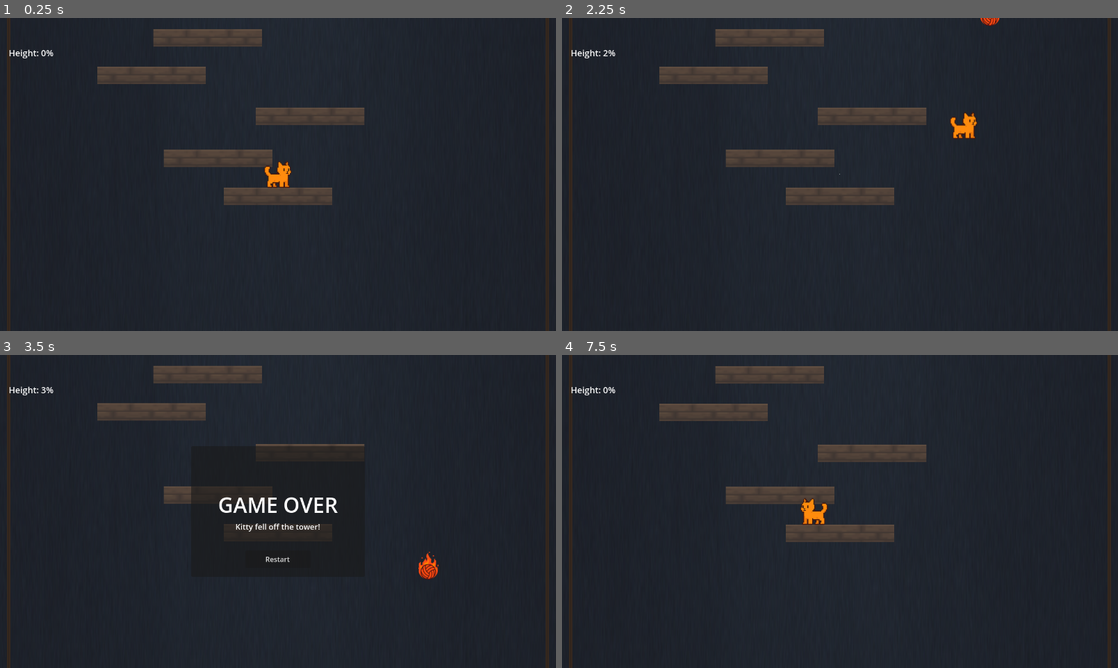
Above: before the commit, frames 1-4 (two rows, left to right).
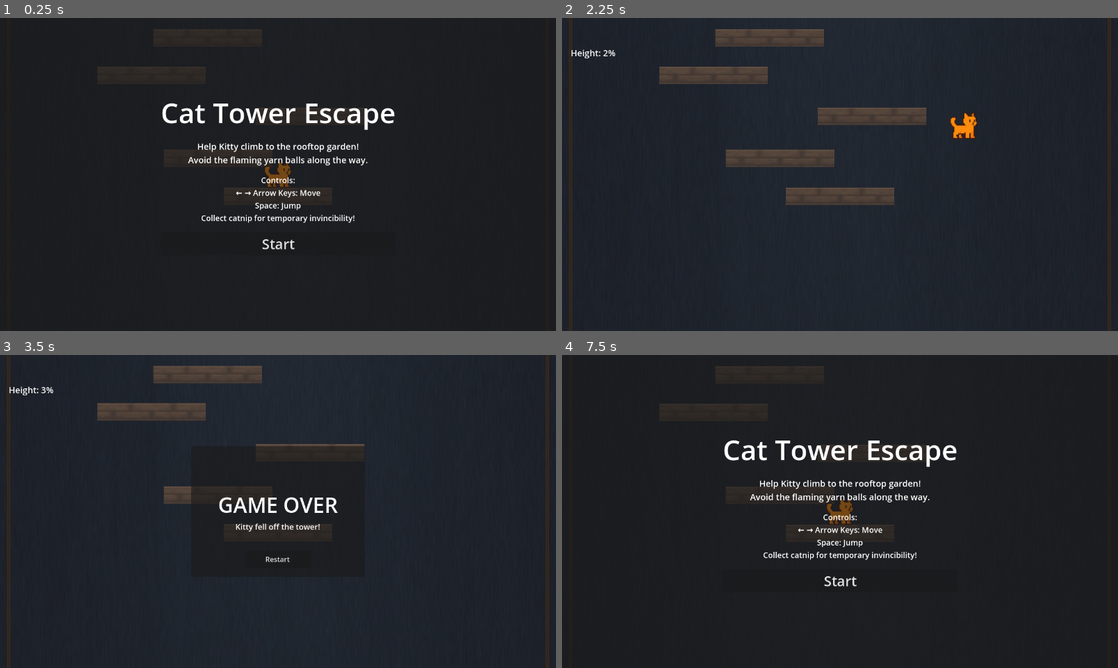
Above: after the commit, the same moments.

Repository: jhawson/cat-tower-escape
Game: Godot game, scene res://scenes/main.tscn
Two runs of this game, one before a commit and one after it. Both use one fixed random seed, a clock stepped at 60 frames per second and the inputs below.
Inputs (mouse positions are in pixels of both pictures, inside the frame that each line leads up to):
- Up to frame 1 (0.25 s): no input
- Up to frame 2 (2.25 s): click (840, 243) at 0.5 s, where only the run after the commit has a clickable "Start"; tap Enter at 1.25 s; hold D (move_right) from 1.28 s (still down); tap Space (jump) at 1.52 s
- Up to frame 3 (3.5 s): tap Space (jump) at 2.27 s; release D (move_right) at 2.78 s; hold A (move_left) from 2.78 s (still down)
- Up to frame 4 (7.5 s): release A (move_left) at 3.5 s; click "Restart" at 3.5 s; click (840, 580) at 4.25 s, where only the run after the commit has a clickable "Start"; tap Space (jump) at 5, 5.27, 6.02 s; hold D (move_right) 5.03-6.5 s; click "Restart" at 6.5 s; tap Enter at 7.25 s; hold A (move_left) from 7.28 s (still down)

The runs differ from the first frame. In frame 1, 6.8% of the frame differs, in the area x 1-71%, y 3-74%; in frame 2, less than 0.1%; in frame 3, 0.2%; in frame 4, 7.0%.

Commit message:
Add opening screen
Resolves #1

Diff:
--- a/scenes/ui.tscn
+++ b/scenes/ui.tscn
@@ -4,6 +4,58 @@
 
 [node name="UI" type="CanvasLayer"]
 script = ExtResource("1_ui")
+
+[node name="OpeningPanel" type="Panel" parent="."]
+anchors_preset = 15
+anchor_right = 1.0
+anchor_bottom = 1.0
+grow_horizontal = 2
+grow_vertical = 2
+
+[node name="VBoxContainer" type="VBoxContainer" parent="OpeningPanel"]
+layout_mode = 1
+anchors_preset = 8
+anchor_left = 0.5
+anchor_top = 0.5
+anchor_right = 0.5
+anchor_bottom = 0.5
+offset_left = -250.0
+offset_top = -200.0
+offset_right = 250.0
+offset_bottom = 200.0
+grow_horizontal = 2
+grow_vertical = 2
+theme_override_constants/separation = 20
+alignment = 1
+
+[node name="TitleLabel" type="Label" parent="OpeningPanel/VBoxContainer"]
+layout_mode = 2
+theme_override_font_sizes/font_size = 64
+text = "Cat Tower Escape"
+horizontal_alignment = 1
+
+[node name="DescriptionLabel" type="Label" parent="OpeningPanel/VBoxContainer"]
+layout_mode = 2
+theme_override_font_sizes/font_size = 20
+text = "Help Kitty climb to the rooftop garden!
+Avoid the flaming yarn balls along the way."
+horizontal_alignment = 1
+autowrap_mode = 2
+
+[node name="ControlsLabel" type="Label" parent="OpeningPanel/VBoxContainer"]
+layout_mode = 2
+theme_override_font_sizes/font_size = 18
+text = "Controls:
+← → Arrow Keys: Move
+Space: Jump
+Collect catnip for temporary invincibility!"
+horizontal_alignment = 1
+autowrap_mode = 2
+
+[node name="StartButton" type="Button" parent="OpeningPanel/VBoxContainer"]
+layout_mode = 2
+theme_override_font_sizes/font_size = 32
+text = "Start"
 
 [node name="InvincibilityLabel" type="Label" parent="."]
 offset_left = 20.0
--- a/scripts/main.gd
+++ b/scripts/main.gd
@@ -13,6 +13,7 @@
 
 var game_over = false
 var victory = false
+var game_started = false
 var target_camera_y = 0.0
 
 func _ready():
@@ -23,8 +24,9 @@
 	# Connect victory zone
 	victory_zone.body_entered.connect(_on_victory_zone_entered)
 
-	# Start background music
-	AudioManager.play_music("main_theme")
+	# Connect UI game start signal
+	if ui:
+		ui.game_started.connect(_on_game_started)
 
 	# Position victory zone at top
 	victory_zone.global_position.y = -TOWER_HEIGHT
@@ -33,8 +35,11 @@
 	camera.global_position = player.global_position
 	target_camera_y = player.global_position.y
 
+	# Disable player physics until game starts
+	player.set_physics_process(false)
+
 func _process(delta):
-	if game_over or victory:
+	if not game_started or game_over or victory:
 		return
 
 	# Check if player fell off the tower
@@ -104,5 +109,12 @@
 		if ui:
 			ui.show_victory()
 
+func _on_game_started():
+	game_started = true
+	player.set_physics_process(true)
+	if yarn_spawner:
+		yarn_spawner.start_spawning()
+	AudioManager.play_music("main_theme")
+
 func restart_game():
 	get_tree().reload_current_scene()
--- a/scripts/ui.gd
+++ b/scripts/ui.gd
@@ -1,5 +1,9 @@
 extends CanvasLayer
 
+signal game_started
+
+@onready var opening_panel = $OpeningPanel
+@onready var start_button = $OpeningPanel/VBoxContainer/StartButton
 @onready var invincibility_label = $InvincibilityLabel
 @onready var height_label = $HeightLabel
 @onready var game_over_panel = $GameOverPanel
@@ -9,10 +13,14 @@
 @onready var victory_restart_button = $VictoryPanel/RestartButton
 
 func _ready():
+	opening_panel.show()
 	game_over_panel.hide()
 	victory_panel.hide()
 	invincibility_label.hide()
+	height_label.hide()
 
+	if start_button:
+		start_button.pressed.connect(_on_start_pressed)
 	if restart_button:
 		restart_button.pressed.connect(_on_restart_pressed)
 	if victory_restart_button:
@@ -51,5 +59,11 @@
 func show_victory():
 	victory_panel.show()
 
+func _on_start_pressed():
+	opening_panel.hide()
+	invincibility_label.show()
+	height_label.show()
+	game_started.emit()
+
 func _on_restart_pressed():
 	get_tree().reload_current_scene()
--- a/scripts/yarn_spawner.gd
+++ b/scripts/yarn_spawner.gd
@@ -8,12 +8,12 @@
 @onready var spawn_timer = $SpawnTimer
 
 var camera_top_y = 0.0
-var is_active = true
+var is_active = false  # Start inactive, wait for game to begin
 var game_time = 0.0  # Track elapsed time in seconds
 
 func _ready():
 	spawn_timer.timeout.connect(_on_spawn_timer_timeout)
-	spawn_timer.start(randf_range(spawn_interval_min, spawn_interval_max))
+	# Don't start timer automatically - wait for start_spawning() call
 
 func _process(delta):
 	if is_active:
@@ -21,6 +21,10 @@
 
 func set_camera_top(y_pos: float):
 	camera_top_y = y_pos
+
+func start_spawning():
+	is_active = true
+	spawn_timer.start(randf_range(spawn_interval_min, spawn_interval_max))
 
 func stop_spawning():
 	is_active = false
